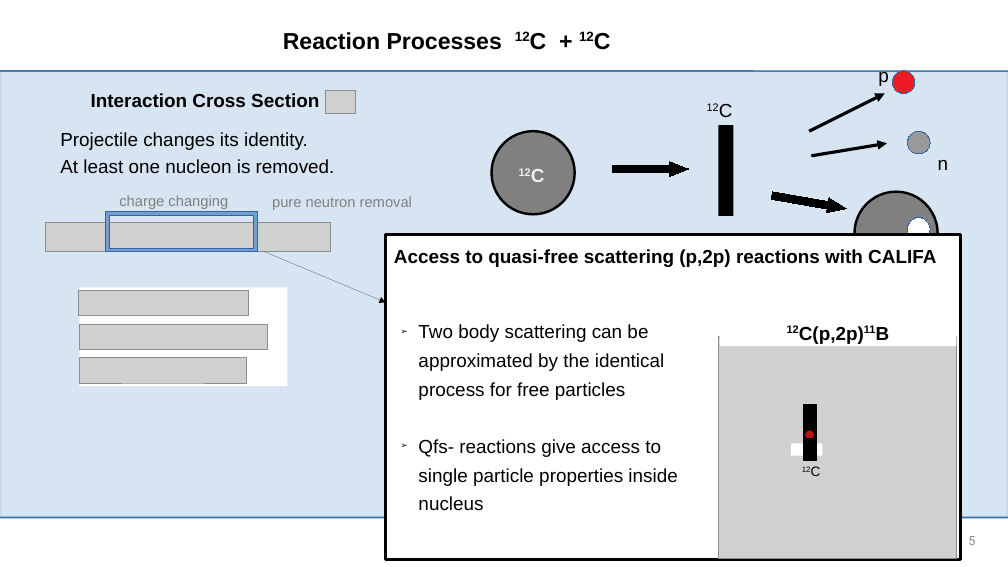
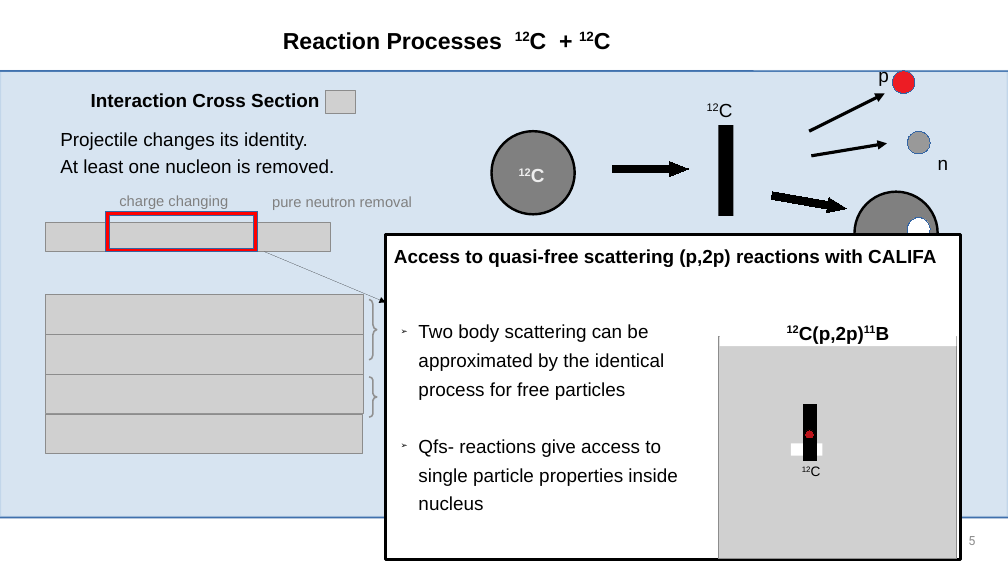
Before and after one commit to jenegger/r3bweek24_gsi, a slide deck: slide 5 of r3bweek_24_gsi.odp. Drawn at 1008x567 pixels with LibreOffice and Linux fonts; fonts in the diff are those of the drawing; grey boxes stand for pictures; background and template pictures are left out. Boxes give left, top, right and bottom in pixels: in the first picture for what was removed or moved away, otherwise in the second. Text is boxed around its words. In the diff, an @@ line names an element or a change of style, - is before the commit and + after.

```diff
--- a/r3bweek_24_gsi.odp
+++ b/r3bweek_24_gsi.odp
@@ frame at (106, 212, 257, 252): fill #729FCF to #FF0000 @@
@@ picture: place and size @@
-picture at (79, 290, 248, 316)
+picture at (46, 295, 363, 334)
@@ rectangle removed at (79, 287, 287, 386) @@
@@ freeform shape added at (369, 299, 377, 360), outline #919191 1.5 pt @@
@@ picture: place and size @@
-picture at (79, 324, 268, 350)
+picture at (46, 335, 363, 374)
@@ picture: place and size @@
-picture at (79, 358, 247, 383)
+picture at (46, 374, 363, 414)
@@ freeform shape added at (369, 377, 377, 417), outline #919191 1.5 pt @@
@@ picture added at (45, 414, 362, 454) @@
```
Also in this commit, not shown: 9 other slides changed, 5 other files.
